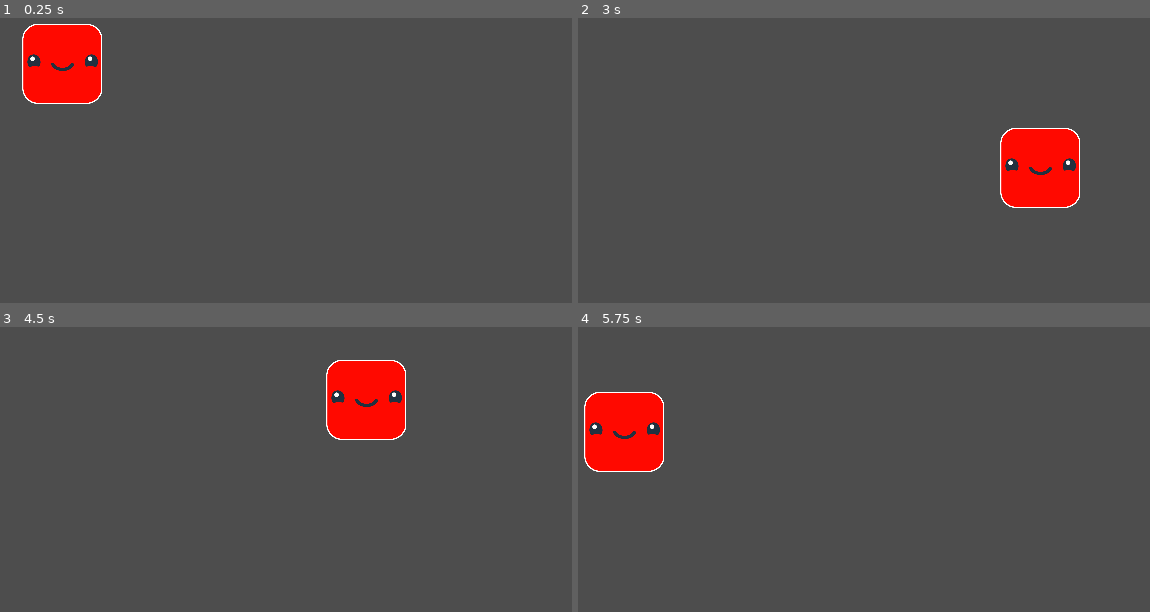
Above: before the commit, frames 1-4 (two rows, left to right).
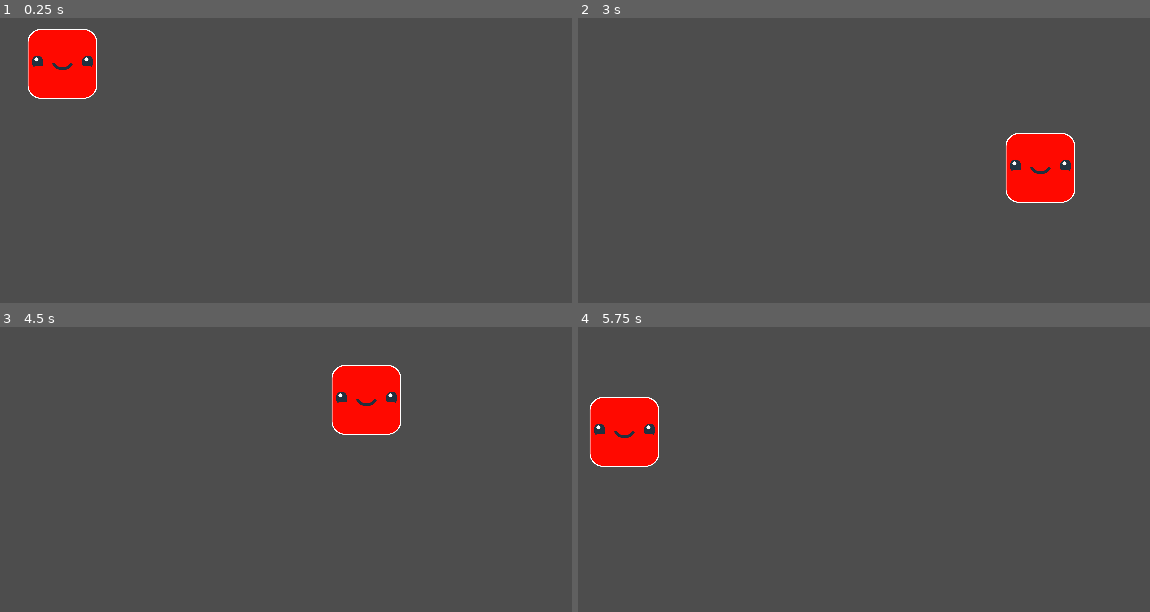
Above: after the commit, the same moments.

Repository: camilla1323/eksamen
Game: Godot game, scene res://firkant_form.tscn
Two runs of this game, one before a commit and one after it. Both use one fixed random seed, a clock stepped at 60 frames per second and the inputs below.
Inputs (mouse positions are in pixels of both pictures, inside the frame that each line leads up to):
- Up to frame 1 (0.25 s): no input
- Up to frame 2 (3 s): click (640, 63) at 0.5 s; click (640, 63) at 1.25 s; click (640, 63) at 2 s; tap Enter at 2.75 s; move the mouse to (1041, 166) at 2.77 s; click (1041, 166) at 2.85 s
- Up to frame 3 (4.5 s): tap Space at 3.5 s; drag from (125, 520) to (463, 478) at 3.52 s; tap Enter at 4.25 s; move the mouse to (366, 401) at 4.27 s; click (366, 401) at 4.35 s
- Up to frame 4 (5.75 s): tap Space at 5 s; drag from (823, 589) to (623, 432) at 5.02 s

The runs differ from the first frame. In frame 1, 1.3% of the frame differs, in the area x 3-18%, y 2-31%; in frame 2, 1.3%; in frame 3, 1.3%; in frame 4, 1.3%.

Commit message:
Gjort så det man kan trække en form hen til deres plads og de "snapper" til pladsen, og kan også fjernes igen.

Diff:
--- a/Hest_form.tscn
+++ b/Hest_form.tscn
@@ -10,5 +10,6 @@
 offset_bottom = 40.0
 
 [node name="hest drop" type="TextureRect" parent="."]
+layout_mode = 0
 offset_right = 40.0
 offset_bottom = 40.0
--- /dev/null
+++ b/SortCirkelBoks.tscn
@@ -0,0 +1,14 @@
+[gd_scene load_steps=3 format=3 uid="uid://bpiayblbnk0or"]
+
+[ext_resource type="Texture2D" uid="uid://c5344fu6gm5hu" path="res://art/Former/Page 3.png" id="1_1vwen"]
+
+[sub_resource type="CircleShape2D" id="CircleShape2D_li0ua"]
+radius = 327.727
+
+[node name="Sprite2D" type="Sprite2D"]
+self_modulate = Color(0, 0, 0, 0.705882)
+scale = Vector2(0.17, 0.17)
+texture = ExtResource("1_1vwen")
+
+[node name="CollisionShape2D" type="CollisionShape2D" parent="."]
+shape = SubResource("CircleShape2D_li0ua")
--- /dev/null
+++ b/SortFirkantBoks.tscn
@@ -0,0 +1,14 @@
+[gd_scene load_steps=3 format=3 uid="uid://boof24vq685bd"]
+
+[ext_resource type="Texture2D" uid="uid://bf4ppkup3mfku" path="res://art/Former/Page 1.png" id="1_k737u"]
+
+[sub_resource type="CircleShape2D" id="CircleShape2D_v05eq"]
+radius = 341.481
+
+[node name="SortFirkantBoks" type="Sprite2D"]
+self_modulate = Color(0, 0, 0, 0.705882)
+scale = Vector2(0.17, 0.17)
+texture = ExtResource("1_k737u")
+
+[node name="CollisionShape2D" type="CollisionShape2D" parent="."]
+shape = SubResource("CircleShape2D_v05eq")
--- /dev/null
+++ b/SortTrekantBoks.tscn
@@ -0,0 +1,14 @@
+[gd_scene load_steps=3 format=3 uid="uid://bu0l808goky6g"]
+
+[ext_resource type="Texture2D" uid="uid://dphba25lywtvr" path="res://art/Former/Page 2.png" id="1_j2llc"]
+
+[sub_resource type="CircleShape2D" id="CircleShape2D_eulge"]
+radius = 339.346
+
+[node name="SortTrekantBoks" type="Sprite2D"]
+self_modulate = Color(0, 0, 0, 0.705882)
+scale = Vector2(0.17, 0.17)
+texture = ExtResource("1_j2llc")
+
+[node name="CollisionShape2D" type="CollisionShape2D" parent="."]
+shape = SubResource("CircleShape2D_eulge")
--- /dev/null
+++ b/cirkel_form.gd
@@ -0,0 +1,25 @@
+extends Sprite2D
+
+var dragging = false
+var of = Vector2(0,0)
+
+func _process(delta: float) -> void:
+	if dragging:
+		position = get_global_mouse_position() - of
+
+
+func _on_button_button_down() -> void:
+	dragging = true
+	of = get_global_mouse_position() - global_position
+
+
+func _on_button_button_up() -> void:
+	dragging = false
+	check_snap()
+
+
+func check_snap():
+	for area in get_tree().get_nodes_in_group("sort_cirkel"): # Skift til den rigtige gruppe
+		if global_position.distance_to(area.global_position) < 80:  # Snap-afstand
+			global_position = area.global_position
+			return  # Stop efter første match
--- /dev/null
+++ b/cirkel_form.tscn
@@ -0,0 +1,23 @@
+[gd_scene load_steps=3 format=3 uid="uid://c4k212ccp20hx"]
+
+[ext_resource type="Texture2D" uid="uid://c5344fu6gm5hu" path="res://art/Former/Page 3.png" id="1_g0e8h"]
+[ext_resource type="Script" path="res://cirkel_form.gd" id="2_7j02n"]
+
+[node name="Sprite2D" type="Sprite2D"]
+scale = Vector2(0.15, 0.15)
+texture = ExtResource("1_g0e8h")
+script = ExtResource("2_7j02n")
+
+[node name="Button" type="Button" parent="."]
+anchors_preset = -1
+anchor_left = 0.248
+anchor_top = 0.206
+anchor_right = 0.794
+anchor_bottom = 0.781
+offset_left = -267.84
+offset_top = -222.48
+offset_right = -849.52
+offset_bottom = -835.48
+
+[connection signal="button_down" from="Button" to="." method="_on_button_button_down"]
+[connection signal="button_up" from="Button" to="." method="_on_button_button_up"]
--- a/drop_zone.gd
+++ /dev/null
@@ -1,24 +0,0 @@
-extends Marker2D
-
-
-# Called when the node enters the scene tree for the first time.
-func _ready() -> void:
-	pass # Replace with function body.
-
-
-# Called every frame. 'delta' is the elapsed time since the previous frame.
-func _process(delta: float) -> void:
-	pass
-
-func _draw():
-	draw_circle(Vector2.ZERO,75,Color.WHITE)
-	modulate.a = 0.05
-
-func select():
-	for child in get_tree().get_nodes_in_group("zone"):
-		child.deselect()
-	modulate = Color.WEB_MAROON
-
-
-func deselect():
-	modulate = Color.WEB_MAROON
--- a/drop_zone.tscn
+++ /dev/null
@@ -1,12 +0,0 @@
-[gd_scene load_steps=3 format=3 uid="uid://duo6gqnxuy8d3"]
-
-[ext_resource type="Script" path="res://drop_zone.gd" id="1_rqkef"]
-[ext_resource type="Texture2D" uid="uid://bf4ppkup3mfku" path="res://art/Former/Page 1.png" id="2_8jtxv"]
-
-[node name="drop_zone" type="Marker2D" groups=["zone"]]
-script = ExtResource("1_rqkef")
-
-[node name="Page1" type="Sprite2D" parent="."]
-self_modulate = Color(0, 0, 0, 0.784314)
-scale = Vector2(0.25, 0.25)
-texture = ExtResource("2_8jtxv")
--- a/firkant.gd
+++ /dev/null
@@ -1,40 +0,0 @@
-extends Node2D
-
-var selected = false
-var rest_point
-var rest_nodes = []
-
-
-# Called when the node enters the scene tree for the first time.
-func _ready() -> void:
-	rest_nodes = get_tree().get_nodes_in_group("zone")
-	rest_point = rest_nodes[0].global_position
-	rest_nodes[0].select()
-
-# Called every frame. 'delta' is the elapsed time since the previous frame.
-func _process(delta: float) -> void:
-	pass
-
-
-func _on_area_2d_input_event(viewport: Node, event: InputEvent, shape_idx: int) -> void:
-	if Input.is_action_just_pressed("click"):
-		selected = true
-
-
-func _physics_process(delta):
-	if selected:
-		global_position = lerp(global_position, get_global_mouse_position(), 25 * delta)
-	else:
-		global_position = lerp(global_position, rest_point, 10 * delta)
-
-func _input(event):
-	if event is InputEventMouseButton:
-		if event.button_index == MOUSE_BUTTON_LEFT and not event.pressed:
-				selected = false
-				var shortest_dist = 75
-				for child in rest_nodes:
-					var distance = global_position.distance_to(child.global_position)
-					if distance < shortest_dist:
-						child.select()
-						rest_point = child.global_position
-						shortest_dist = distance
--- a/firkant.tscn
+++ /dev/null
@@ -1,21 +0,0 @@
-[gd_scene load_steps=4 format=3 uid="uid://sv6lbb0sbhmi"]
-
-[ext_resource type="Script" path="res://firkant.gd" id="1_qrdtt"]
-[ext_resource type="Texture2D" uid="uid://bf4ppkup3mfku" path="res://art/Former/Page 1.png" id="2_dm7le"]
-
-[sub_resource type="CircleShape2D" id="CircleShape2D_7flek"]
-radius = 347.922
-
-[node name="firkant" type="Node2D"]
-script = ExtResource("1_qrdtt")
-
-[node name="Page1" type="Sprite2D" parent="."]
-scale = Vector2(0.2, 0.2)
-texture = ExtResource("2_dm7le")
-
-[node name="Area2D" type="Area2D" parent="Page1"]
-
-[node name="CollisionShape2D" type="CollisionShape2D" parent="Page1/Area2D"]
-shape = SubResource("CircleShape2D_7flek")
-
-[connection signal="input_event" from="Page1/Area2D" to="." method="_on_area_2d_input_event"]
--- a/firkant_form.gd
+++ b/firkant_form.gd
@@ -15,9 +15,10 @@
 
 func _on_button_button_up() -> void:
 	dragging = false
+	check_snap()
 
-func get_form_type():
-	return "firkant"  # Skift i andre formers scripts
-
-func snap_to_position(target_position):
-	global_position = target_position
+func check_snap():
+	for area in get_tree().get_nodes_in_group("sort_firkant"): # Skift til den rigtige gruppe
+		if global_position.distance_to(area.global_position) < 80:  # Snap-afstand
+			global_position = area.global_position
+			return  # Stop efter første match
--- a/firkant_form.tscn
+++ b/firkant_form.tscn
@@ -1,20 +1,11 @@
-[gd_scene load_steps=4 format=3 uid="uid://ntkmk3gig41b"]
+[gd_scene load_steps=3 format=3 uid="uid://ntkmk3gig41b"]
 
 [ext_resource type="Texture2D" uid="uid://bf4ppkup3mfku" path="res://art/Former/Page 1.png" id="1_luh32"]
 [ext_resource type="Script" path="res://firkant_form.gd" id="1_sq57t"]
 
-[sub_resource type="GDScript" id="GDScript_67seg"]
-script/source = "extends Area2D
-
-@export var form_type: String = \"Firkant\"
-
-func get_form_type():
-	return form_type
-"
-
 [node name="Firkant" type="Sprite2D"]
 position = Vector2(253.95, 142.375)
-scale = Vector2(0.172315, 0.172)
+scale = Vector2(0.15, 0.15)
 texture = ExtResource("1_luh32")
 script = ExtResource("1_sq57t")
 
@@ -30,8 +21,5 @@
 offset_right = -516.56
 offset_bottom = -528.6
 
-[node name="Area2D" type="Area2D" parent="."]
-script = SubResource("GDScript_67seg")
-
 [connection signal="button_down" from="Button" to="." method="_on_button_button_down"]
 [connection signal="button_up" from="Button" to="." method="_on_button_button_up"]
--- a/former.tscn
+++ b/former.tscn
@@ -1,10 +1,20 @@
-[gd_scene load_steps=6 format=3 uid="uid://cnwtihubsajyw"]
+[gd_scene load_steps=10 format=3 uid="uid://cnwtihubsajyw"]
 
 [ext_resource type="Texture2D" uid="uid://dn82d3urnd7e7" path="res://art/Baggrund/360_F_44540911_QCDKX0tEkoDp56Xtnwtl5SXeXZIiunvB.jpg" id="1_gjccq"]
 [ext_resource type="Texture2D" uid="uid://4du2t2rhl1rx" path="res://art/Baggrund/light-brown-cartoon-wood-texture-pattern-wallpaper-background-free-vector.jpg" id="2_bm47o"]
+[ext_resource type="PackedScene" uid="uid://bu0l808goky6g" path="res://SortTrekantBoks.tscn" id="3_1ciqy"]
 [ext_resource type="PackedScene" uid="uid://c5rlaf4m5pfti" path="res://trekant_form.tscn" id="3_2knxu"]
+[ext_resource type="PackedScene" uid="uid://boof24vq685bd" path="res://SortFirkantBoks.tscn" id="4_6iek6"]
 [ext_resource type="PackedScene" uid="uid://ntkmk3gig41b" path="res://firkant_form.tscn" id="4_is548"]
-[ext_resource type="PackedScene" uid="uid://dkuq1337lmtqk" path="res://sort_boks.tscn" id="5_o40wp"]
+[ext_resource type="PackedScene" uid="uid://c4k212ccp20hx" path="res://cirkel_form.tscn" id="7_y2gov"]
+[ext_resource type="PackedScene" uid="uid://bpiayblbnk0or" path="res://SortCirkelBoks.tscn" id="8_md84g"]
+
+[sub_resource type="GDScript" id="GDScript_bbogn"]
+script/source = "extends Sprite2D
+
+func _ready():
+	add_to_group(\"sort_firkant\")
+"
 
 [node name="Former" type="Node"]
 
@@ -29,11 +39,21 @@
 theme_override_font_sizes/font_size = 45
 text = "Træk formerne ovenover ned til deres plads"
 
-[node name="SortBoks" parent="." instance=ExtResource("5_o40wp")]
-position = Vector2(167, 553)
+[node name="SortFirkantBoks" parent="." instance=ExtResource("4_6iek6")]
+position = Vector2(192, 553)
+script = SubResource("GDScript_bbogn")
+
+[node name="SortTrekantBoks" parent="." groups=["sort_trekant"] instance=ExtResource("3_1ciqy")]
+position = Vector2(809, 498)
 
 [node name="Trekant" parent="." instance=ExtResource("3_2knxu")]
 position = Vector2(234, 113)
 
 [node name="Firkant" parent="." instance=ExtResource("4_is548")]
 position = Vector2(364, 114)
+
+[node name="Sprite2D" parent="." instance=ExtResource("7_y2gov")]
+position = Vector2(505, 112)
+
+[node name="Sprite2D2" parent="." instance=ExtResource("8_md84g")]
+position = Vector2(517, 369)
--- a/test.tscn
+++ /dev/null
@@ -1,15 +0,0 @@
-[gd_scene load_steps=3 format=3 uid="uid://djuulot808uf3"]
-
-[ext_resource type="PackedScene" uid="uid://duo6gqnxuy8d3" path="res://drop_zone.tscn" id="1_5ene4"]
-[ext_resource type="PackedScene" uid="uid://sv6lbb0sbhmi" path="res://firkant.tscn" id="2_3nqj7"]
-
-[node name="Test" type="Node2D"]
-
-[node name="drop_zone" parent="." instance=ExtResource("1_5ene4")]
-position = Vector2(521, 532)
-
-[node name="drop_zone2" parent="." instance=ExtResource("1_5ene4")]
-position = Vector2(1036, 365)
-
-[node name="firkant" parent="." instance=ExtResource("2_3nqj7")]
-position = Vector2(89, 73)
--- a/trekant_form.tscn
+++ b/trekant_form.tscn
@@ -4,8 +4,7 @@
 [ext_resource type="Script" path="res://trekant_form.gd" id="2_uh1fv"]
 
 [node name="Trekant" type="Sprite2D"]
-position = Vector2(250, 142.375)
-scale = Vector2(0.164815, 0.171528)
+scale = Vector2(0.144, 0.15)
 texture = ExtResource("1_htjb5")
 script = ExtResource("2_uh1fv")
 
